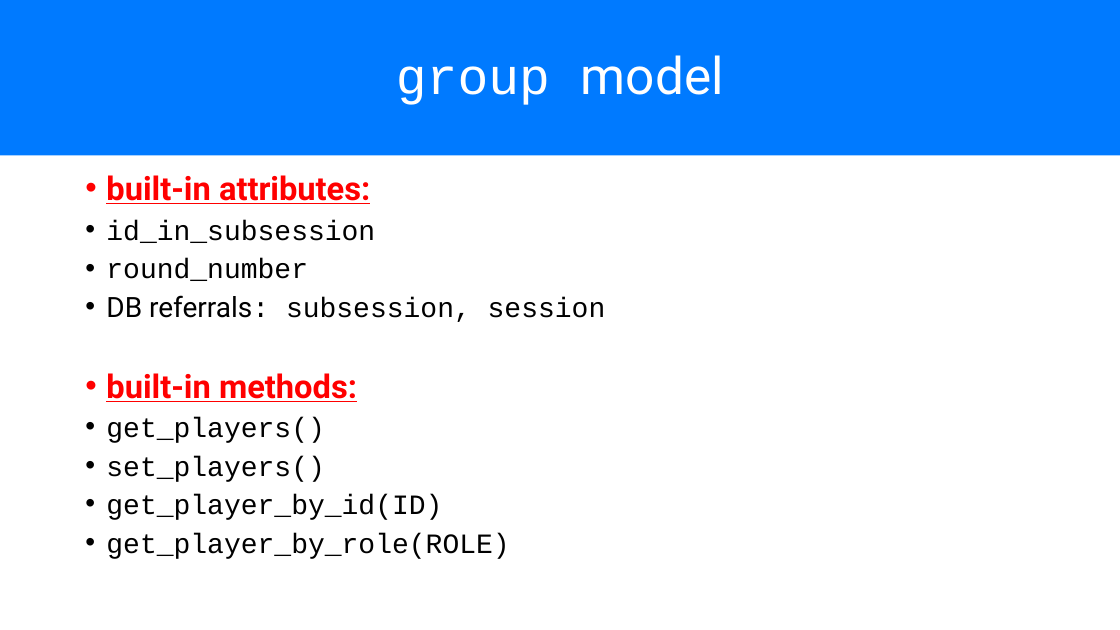
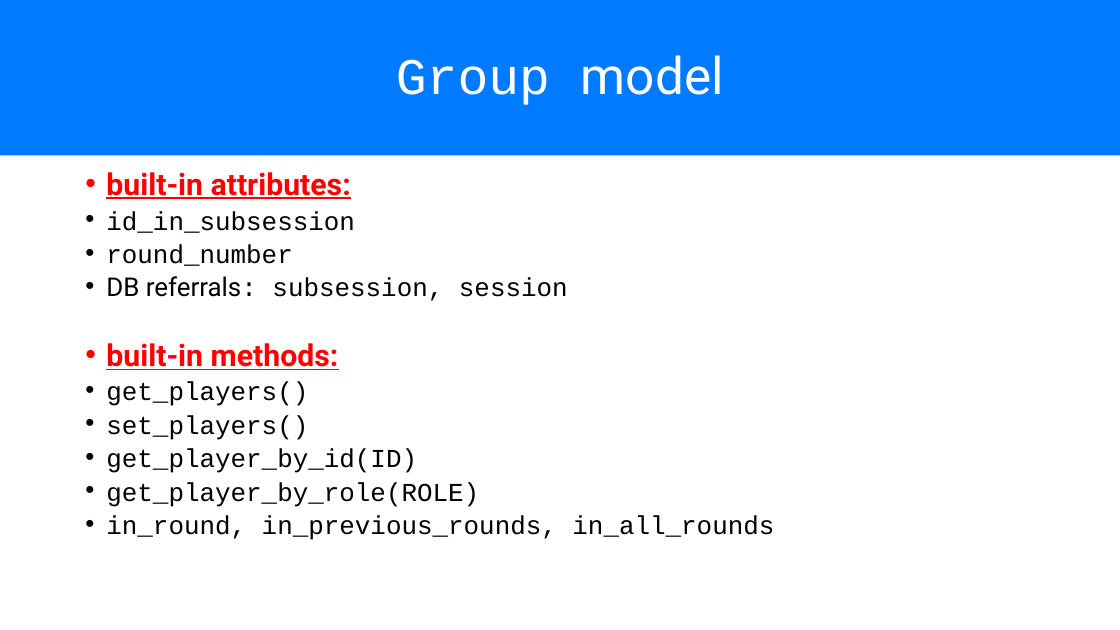
Before and after one commit to chapkovski/uncertainty-summer-school, a slide deck: slide 39 of presentations/frankfurt_july_2019 day1.pptx (slide 42 before the commit). Drawn at 1120x630 pixels with LibreOffice and Linux fonts; fonts in the diff are those of the drawing. Boxes give left, top, right and bottom in pixels: in the first picture for what was removed or moved away, otherwise in the second. Text is boxed around its words. In the diff, an @@ line names an element or a change of style, - is before the commit and + after.

```diff
--- a/presentations/frankfurt_july_2019 day1.pptx
+++ b/presentations/frankfurt_july_2019 day1.pptx
@@ title at [396, 55, 724, 105]: text changed @@
-group model
+Group model
@@ text at [106, 172, 568, 507]: size 28 to 25.9 pt in "built-in attributes:", "built-in methods:"; size 24 to 22.2 pt in "id_in_subsession", "round_number", "DB referrals: subsession, session", "get_players()" and 3 more places; line spacing 0.9 to 0.8; line spacing 0.8 to 0.7 @@
@@ text at [106, 515, 774, 540]: paragraph added @@
+• in_round, in_previous_rounds, in_all_rounds
```
Also in this commit, not shown: 1 slide added, 2 slides removed, 11 other files.
